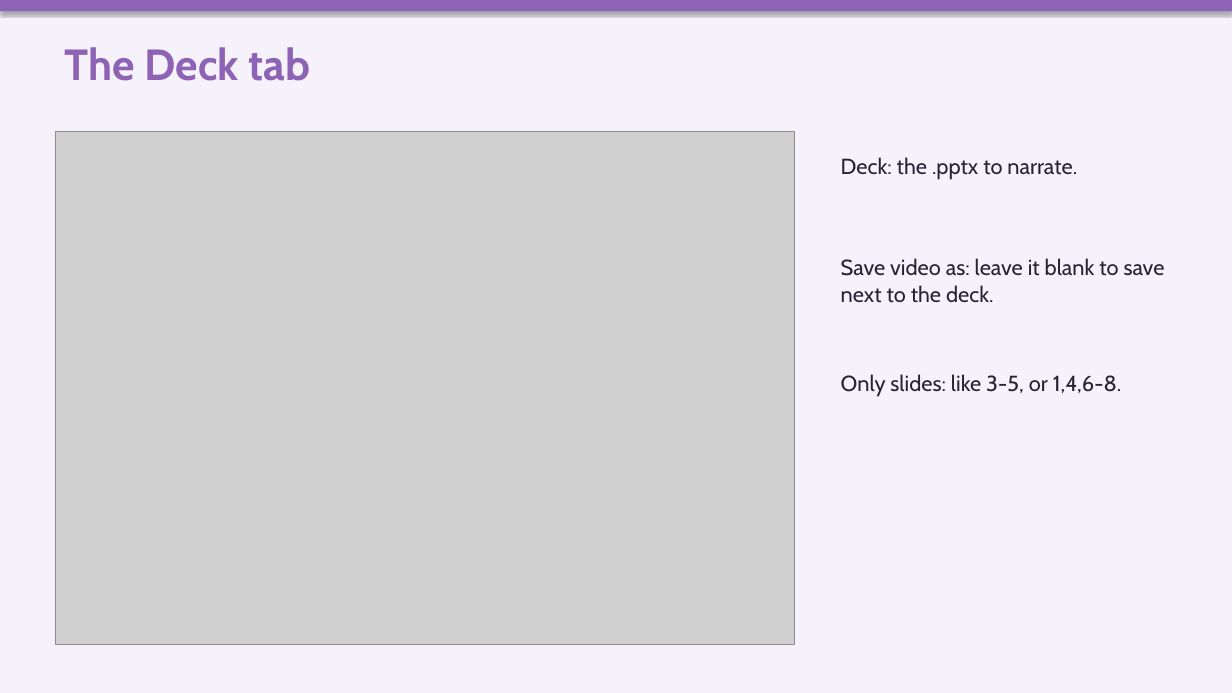
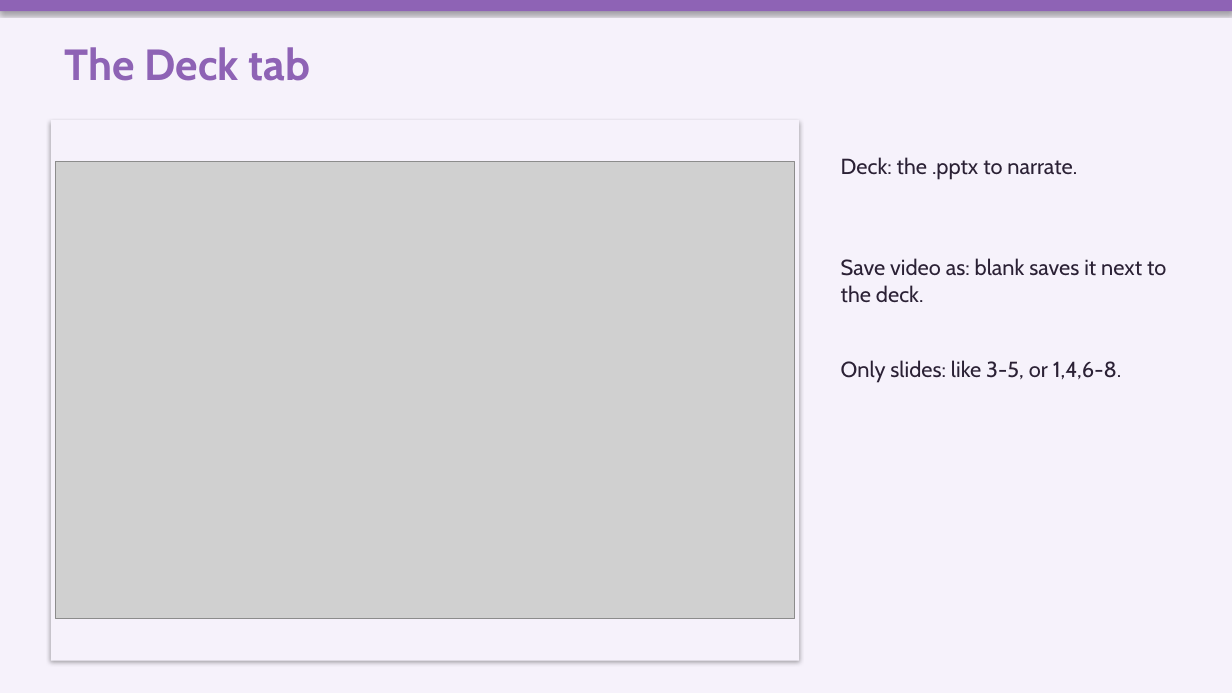
Before and after one commit to mikesimone/deck-narrator, a slide deck: slide 4 of examples/how-to/deck-narrator-how-to.pptx. Drawn at 1232x693 pixels with LibreOffice and Linux fonts; fonts in the diff are those of the drawing; grey boxes stand for pictures. Boxes give left, top, right and bottom in pixels: in the first picture for what was removed or moved away, otherwise in the second. Text is boxed around its words. In the diff, an @@ line names an element or a change of style, - is before the commit and + after.

```diff
--- a/examples/how-to/deck-narrator-how-to.pptx
+++ b/examples/how-to/deck-narrator-how-to.pptx
@@ rectangle added at (51, 120, 799, 661), fill #F6F2FB @@
@@ picture: place and size @@
-picture at (55, 132, 795, 645)
+picture at (55, 162, 795, 619)
@@ text at (841, 258, 1166, 303): text changed @@
-Save video as: leave it blank to save next to the deck.
+Save video as: blank saves it next to the deck.
@@ text "Only slides: like 3-5, or ...": place and size @@
-text "Only slides: like 3-5, or ..." at (841, 374, 1121, 397)
+text "Only slides: like 3-5, or ..." at (841, 360, 1121, 383)
```
Also in this commit, not shown: 8 other slides changed, 9 slides added, 6 slides removed, 4 other files.
